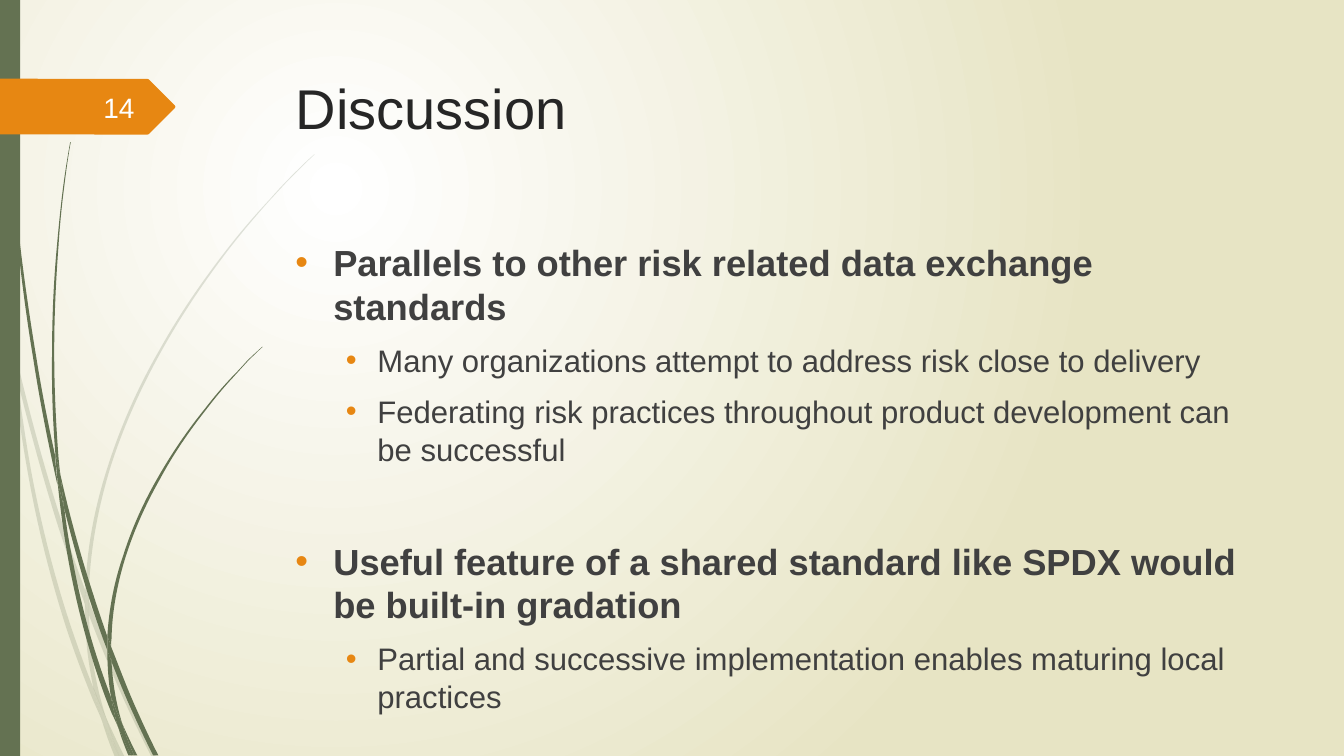
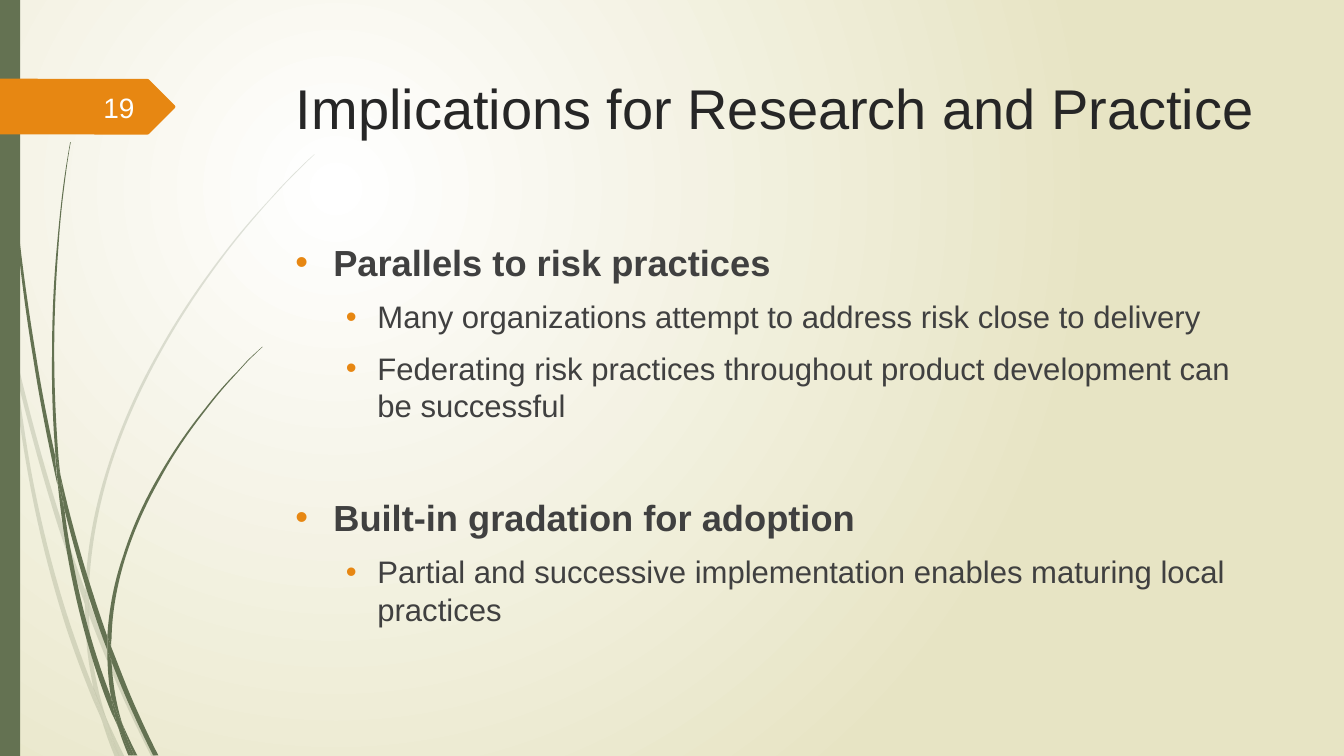
Before and after one commit to SPDX-CaseStudy/files, a slide deck: slide 19 of GroupPresentation.pptx (slide 14 before the commit). Drawn at 1344x756 pixels with LibreOffice and Linux fonts; fonts in the diff are those of the drawing; background and template pictures are left out. Boxes give left, top, right and bottom in pixels: in the first picture for what was removed or moved away, otherwise in the second. Text is boxed around its words. In the diff, an @@ line names an element or a change of style, - is before the commit and + after.

```diff
--- a/GroupPresentation.pptx
+++ b/GroupPresentation.pptx
@@ title at bbox=[296, 88, 1253, 139]: text changed @@
-Discussion
+Implications for Research and Practice
@@ page number at bbox=[103, 98, 134, 119]: text changed @@
-14
+19
@@ text at bbox=[333, 249, 770, 283]: text changed @@
-• Parallels to other risk related data exchange standards
+• Parallels to risk practices
@@ text at bbox=[333, 504, 855, 538]: text changed @@
-• Useful feature of a shared standard like SPDX would be built-in gradation
+• Built-in gradation for adoption
```
Also in this commit, not shown: 5 other slides changed, 5 slides added, 1 other file.
